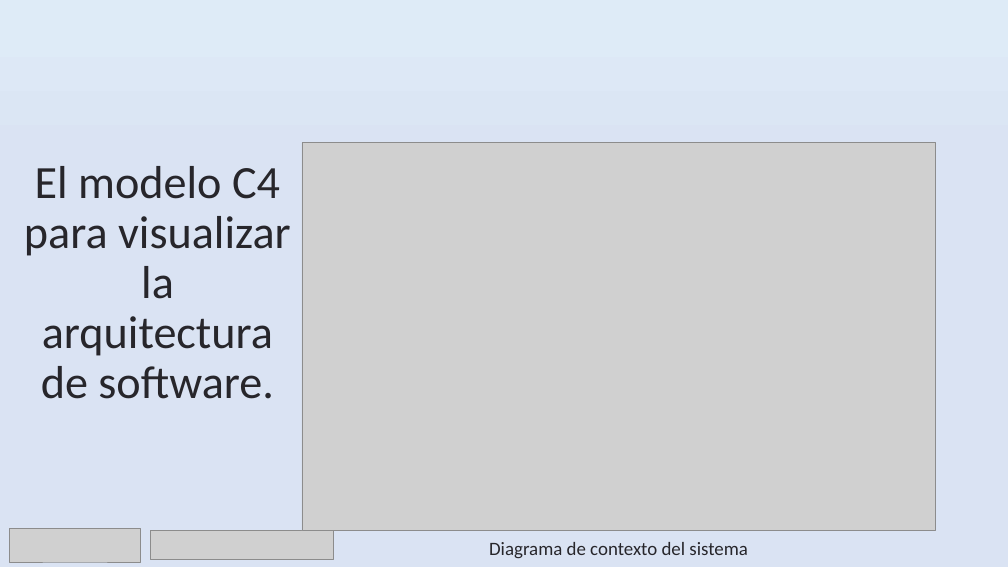
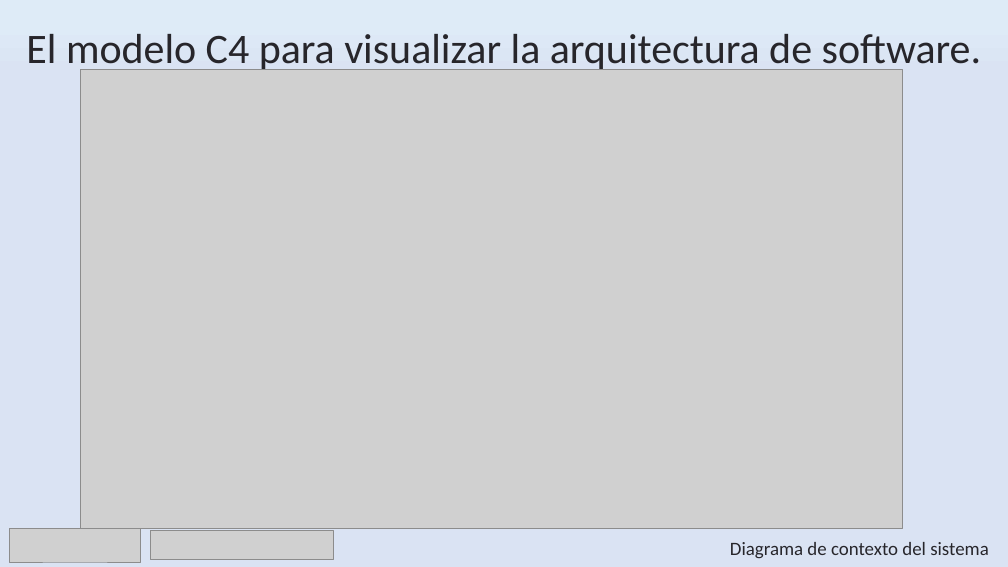
Before and after one commit to dsantafe/AIJobCoaches, a slide deck: slide 8 of docs/Slide.pptx. Drawn at 1008x567 pixels with LibreOffice and Linux fonts; fonts in the diff are those of the drawing; grey boxes stand for pictures. Boxes give left, top, right and bottom in pixels: in the first picture for what was removed or moved away, otherwise in the second. Text is boxed around its words. In the diff, an @@ line names an element or a change of style, - is before the commit and + after.

```diff
--- a/docs/Slide.pptx
+++ b/docs/Slide.pptx
@@ title "El modelo C4 para visualizar ...": place and size @@
-title "El modelo C4 para visualizar ..." at box(24, 166, 291, 399)
+title "El modelo C4 para visualizar ..." at box(26, 34, 982, 73)
@@ title "El modelo C4 para visualizar ..." at box(26, 34, 982, 73): size 44 to 40 pt @@
@@ picture: place and size @@
-picture at box(302, 143, 935, 532)
+picture at box(81, 70, 904, 529)
@@ text "Diagrama de contexto del sistema": place and size @@
-text "Diagrama de contexto del sistema" at box(489, 542, 748, 559)
+text "Diagrama de contexto del sistema" at box(730, 542, 989, 558)
```
Also in this commit, not shown: 14 other slides changed, 37 other files.
